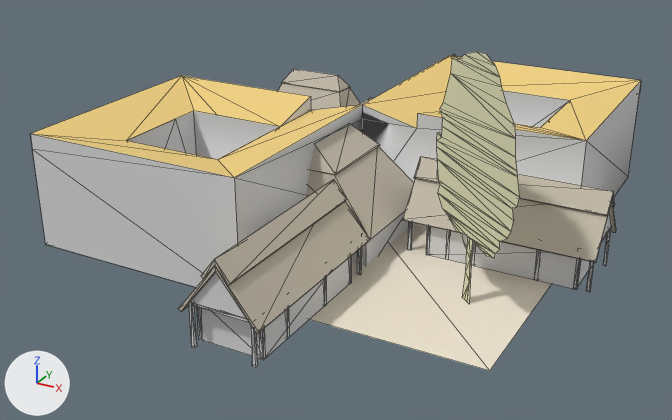
The OBJ model assets/stl_export/1212.obj, before and after one commit.
The view is the same before and after, from a 50 mm lens placed at (27.3, -53.3, 26.0), pointed at (-1.0, -1.8, 0.3). Every picture has the same lights, and +X, +Y and +Z are marked at lower left. The first picture is the older version. Mesh edges are drawn as thin lines. Where no turn or scale is listed for an object, it has been applied to the vertices. Vertices at exactly the same position are counted once.

The first picture shows '1212'.
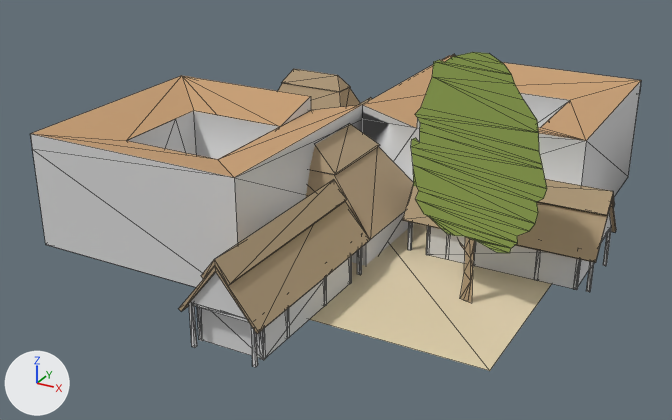
Scene script edits in JSON lines:
```json
{"op": "set", "path": "mat_cortyard.base_color", "old": "(0.878, 0.792, 0.651)", "new": "(0.757, 0.639, 0.427)", "note": "pale yellow #f1e6d3 -> beige #e2d1af"}
{"op": "set", "path": "mat_material.base_color", "old": "(0.878, 0.639, 0.224)", "new": "(0.577, 0.349, 0.176)", "note": "yellow #f1d182 -> brown #c89f74"}
{"op": "set", "path": "mat_straw.base_color", "old": "(0.569, 0.514, 0.42)", "new": "(0.447, 0.333, 0.204)", "note": "light grey #c7bead -> beige #b29c7d"}
{"op": "add", "block": "mat_tree", "code": ["mat_tree = principled_material('tree')", "mat_tree.base_color = (0.294, 0.4, 0.0902)  # green #94aa55", "mat_tree.roughness = 1.0"]}
{"block": "me_1212", "where": "me_1212.from_pydata(...)  # 690 vertices, 1068 faces; spans x -20.9..17.4, y -20.6..22.6, z -0.7..14.4"}
{"block": "me_1212", "where": "# used by ob_1212; location = (0.0, 0.0, 0.0)"}
{"block": "me_1212", "change": "me_1212 part 1: 67 of 690 vertices moved; they spanned x 7.9..14.8, y -11.7..-6.2, z 0.0..14.4 and now span x 7.1..15.6, y -10.0..-7.8, z 0.0..14.4; mean shift (-0.1, -0.1, 0.0); largest move (11.0, -8.6, 0.0) -> (13.3, -9.4, 13.1)"}
{"block": "me_1212", "change": "me_1212 part 2: 5 faces spanning x 10.5..11.6, y -9.0..-8.7, z 0.0..3.9 switch from mat_w (beige #e2e2bc) to mat_straw (beige #b29c7d)"}
{"block": "me_1212", "change": "me_1212 part 3: 21 faces spanning x 7.1..15.6, y -10.0..-7.8, z 3.7..14.4 switch from mat_w (beige #e2e2bc) to mat_tree (green #94aa55)"}
```

Location of each change, [x1, y1, x2, y2] in pixels of the pictures (672 x 420 px; the box of a moved part takes in the faces that stretch with it):
```json
{"object": "1212", "change": "recoloured, reshaped", "before": [30, 52, 641, 371], "after": [30, 52, 641, 371]}
{"part": 1, "of": "me_1212", "change": "moved or reshaped", "before": [437, 57, 520, 303], "after": [411, 52, 547, 303]}
{"part": 2, "of": "me_1212", "change": "recoloured", "before": [438, 193, 499, 258], "after": [458, 238, 471, 302]}
{"part": 3, "of": "me_1212", "change": "recoloured", "before": [437, 52, 520, 300], "after": [411, 52, 547, 253]}
```
